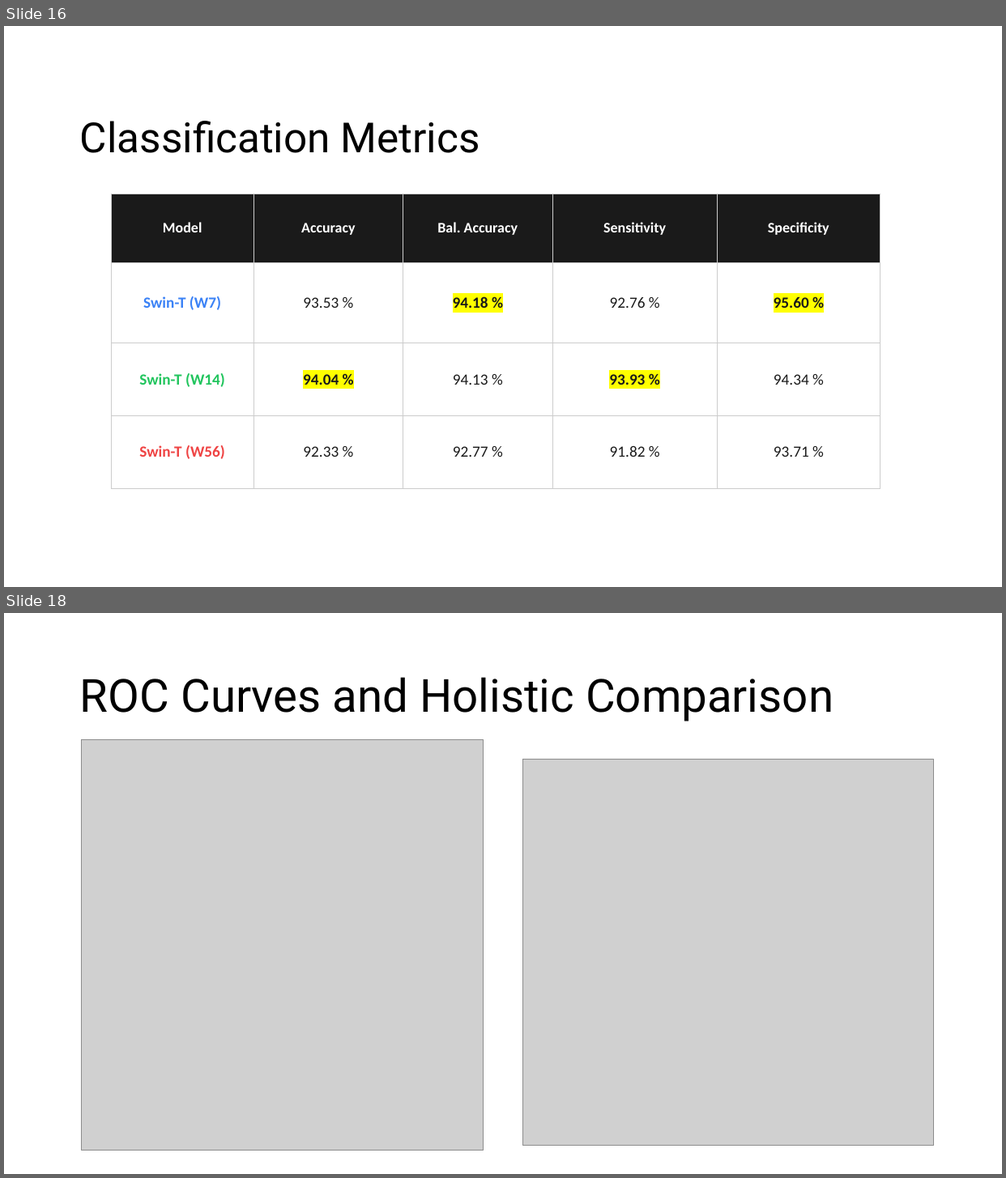
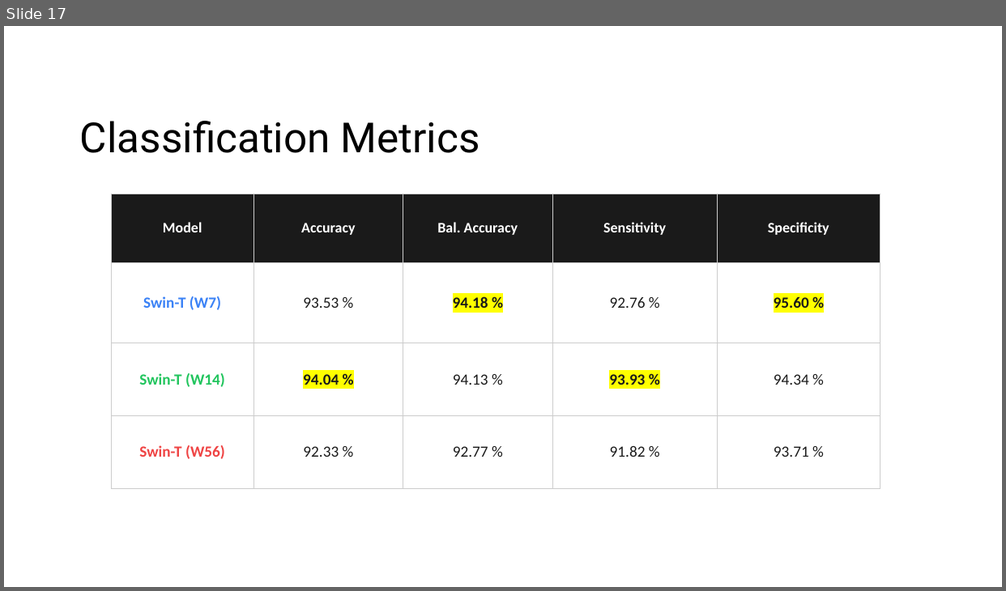
Before and after one commit to ma3ti/Swin-transformer-ChestXray, a slide deck: Swin.pptx. Shown one above the other, each under a label of ours: slides 16 and 18 before the commit, slide 17 after it; the slides between them are not shown. The pictures are 1006x1178 and 1006x591 pixels, drawn with LibreOffice and Linux fonts; fonts in the diff are those of the drawing; grey boxes stand for pictures. Boxes give left, top, right and bottom in pixels: in the first picture for what was removed or moved away, otherwise in the second. Text is boxed around its words. In the diff, an @@ line names an element or a change of style, - is before the commit and + after.

```diff
--- a/Swin.pptx
+++ b/Swin.pptx
@@ slide 18 removed at (4,613,1002,1174), background #FFFFFF @@
@@ title removed at (80,677,833,722) @@
-ROC Curves and Holistic Comparison
@@ picture removed at (81,739,484,1150) @@
@@ picture removed at (522,760,934,1146) @@
@@ what was slide 16 is now slide 17 @@
```
Also in this commit, not shown: 8 slides changed, 3 slides added, 2 other slides removed, 1 other file.
